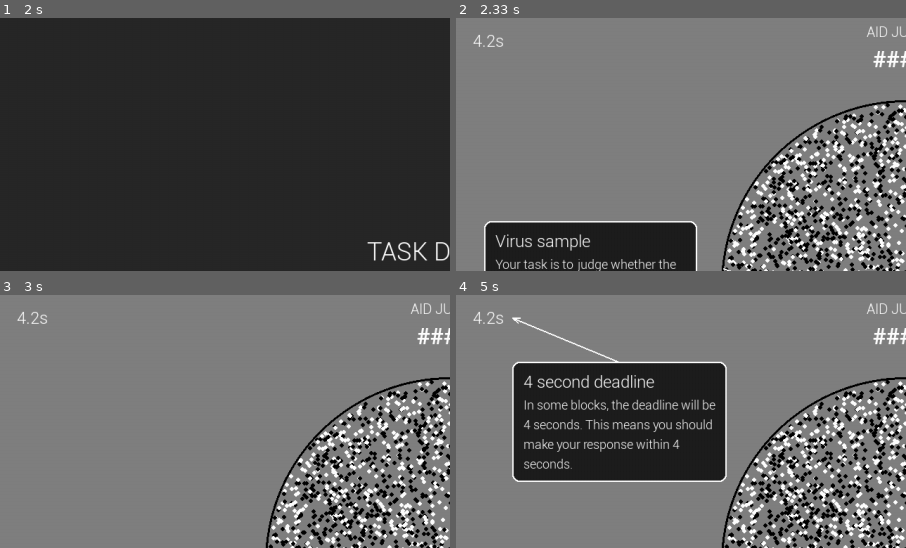
Above: before the commit, frames 1-4 (two rows, left to right).
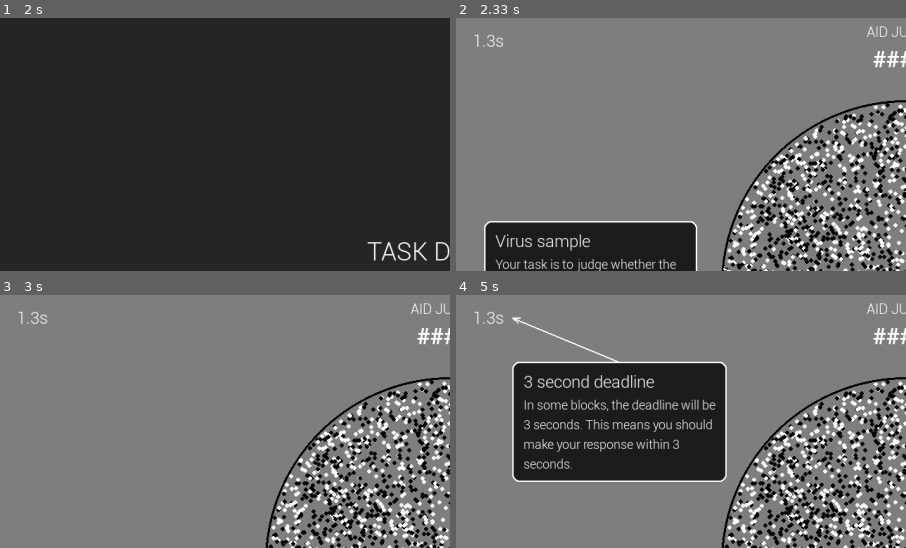
Above: after the commit, the same moments.

Repository: russell-j-boag/pygame_virus
Game: pygame game, started from python/instructions.py
Two runs of this game, one before a commit and one after it. Both use one fixed random seed, a clock stepped at 60 frames per second and the inputs below.
Inputs:
- Up to frame 1 (2 s): hold Right 0.33-0.8 s; hold Left 0.83-1.3 s; click "NEXT" at 1.95 s
- Up to frame 2 (2.33 s): click "NEXT" at 2.28 s
- Up to frame 3 (3 s): hold Right 2.57-2.97 s
- Up to frame 4 (5 s): hold Right 3-3.63 s; hold Left 3.67-4.13 s; hold Right 4.17-4.63 s; hold Right from 4.67 s (still down)
The pictures show only the part of the screen within x 0-50%, y 0-50%; the shares and areas given below are measured in that part.

Frame 1 is identical in both runs. In frame 2, less than 0.1% of the frame differs, in the area x 3-9%, y 6-12%; in frame 3, less than 0.1%; in frame 4, 0.2%, in the area x 3-50%, y 6-61%.

Commit message:
Update time-pressure deadlines to 1.5 and 3 seconds

Diff:
--- a/python/instructions.py
+++ b/python/instructions.py
@@ -106,11 +106,11 @@
     },
     {
         "kind": "example_task_display",
-        "callout": "deadline_4s",
+        "callout": "deadline_3s",
     },
     {
         "kind": "example_task_display",
-        "callout": "deadline_2s",
+        "callout": "deadline_1_5s",
     },
     {
         "kind": "example_task_display",
@@ -569,7 +569,7 @@
     timer_rect = draw_countdown_timer(
         surface=screen,
         font=font_body,
-        ms_left=4200,
+        ms_left=1300,
         x=PB_PAD,
         y=PB_PAD,
         color=WHITE,
@@ -649,19 +649,19 @@
     callout_body_font = font_small
     AID_ARROW_PAD = S(12)
 
-    if callout in ("timer", "deadline_4s", "deadline_2s"):
+    if callout in ("timer", "deadline_3s", "deadline_1_5s"):
         timer_callouts = {
             "timer": (
                 "Timer",
                 "The countdown timer shows how many seconds remain in the trial",
             ),
-            "deadline_4s": (
-                "4 second deadline",
-                "In some blocks, the deadline will be 4 seconds. This means you should make your response within 4 seconds.",
+            "deadline_3s": (
+                "3 second deadline",
+                "In some blocks, the deadline will be 3 seconds. This means you should make your response within 3 seconds.",
             ),
-            "deadline_2s": (
-                "2 second deadline",
-                "In other blocks, the deadline will be 2 seconds. This means you should make your response within 2 seconds.",
+            "deadline_1_5s": (
+                "1.5 second deadline",
+                "In other blocks, the deadline will be 1.5 seconds. This means you should make your response within 1.5 seconds.",
             ),
         }
         timer_title, timer_body = timer_callouts[callout]
--- a/python/virus_task.py
+++ b/python/virus_task.py
@@ -30,8 +30,8 @@
 POST_CALIBRATION_N_TRIALS = 400
 CALIBRATION_N_TRIALS = 300
 TIME_PRESSURE_DEADLINES_MS = {
-    "HP": 2000,
-    "LP": 4000,
+    "HP": 1500,
+    "LP": 3000,
 }
 TIME_PRESSURE_LABELS = {
     "HP": "high pressure",
@@ -3048,7 +3048,7 @@
         "--deadline-s",
         type=float,
         default=None,
-        help="Select the 2s or 4s pressure variant when --block has multiple deadlines.",
+        help="Select the 1.5s or 3s pressure variant when --block has multiple deadlines.",
     )
     parser.add_argument(
         "--reliability-group",
@@ -3124,7 +3124,7 @@
         raise ValueError(
             f"Participant {participant_id} is assigned to {calibration_pressure} calibration "
             f"({format_deadline_s(assigned_deadline_s)}s). "
-            "Run the 4s LP calibration deadline for this participant."
+            "Run the 3s LP calibration deadline for this participant."
         )
 
     reliability_pattern = "single_block" if matches[0]["AUTOMATION_ON"] else "none"
Not shown, changed: README.md
Not shown, changed: 0-helpers.R
Not shown, changed: 1-run_virus_task.R
Not shown, changed: AGENTS.md
Not shown, changed: manifests.R
Not shown, changed: postblock_qs.R
